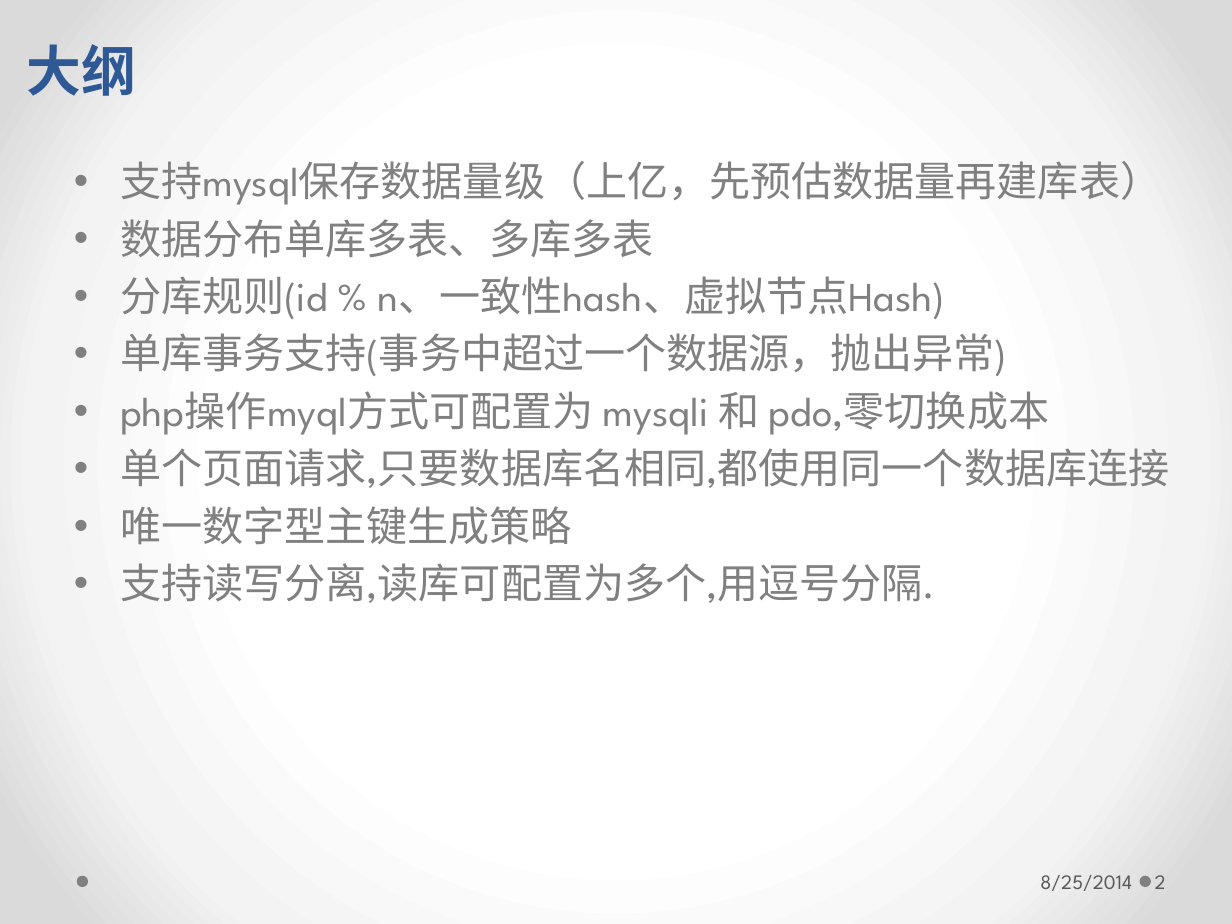
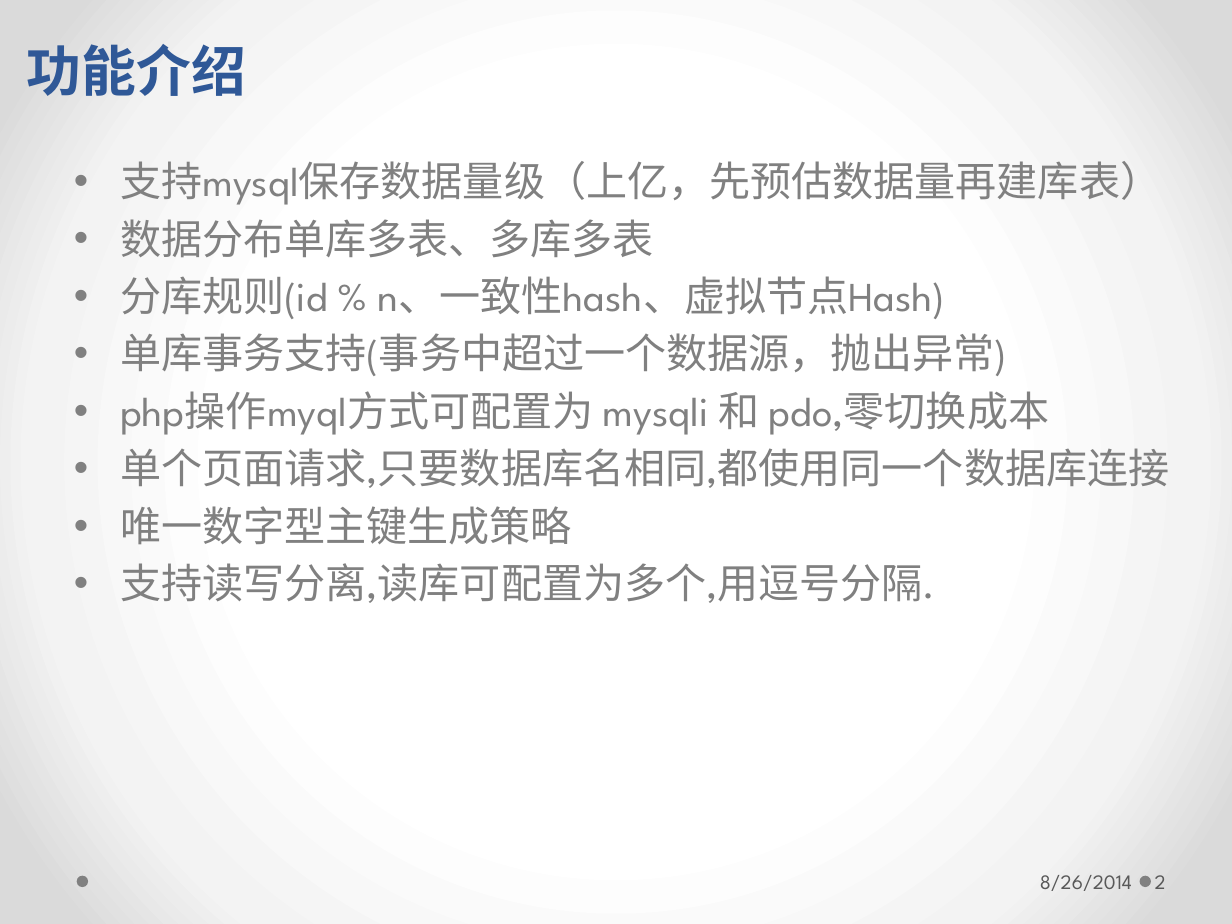
Before and after one commit to longhaisheng/dbroute, a slide deck: slide 2 of dbroute.pptx. Drawn at 1232x924 pixels with LibreOffice and Linux fonts; fonts in the diff are those of the drawing. Boxes give left, top, right and bottom in pixels: in the first picture for what was removed or moved away, otherwise in the second. Text is boxed around its words. In the diff, an @@ line names an element or a change of style, - is before the commit and + after.

```diff
--- a/dbroute.pptx
+++ b/dbroute.pptx
@@ text at (x1=27, y1=44, x2=246, y2=96): text changed @@
-大纲
+功能介绍
@@ text at (x1=1040, y1=875, x2=1132, y2=891): text changed @@
-8/25/2014
+8/26/2014
```
Also in this commit, not shown: 12 other slides changed, 7 slides added.
